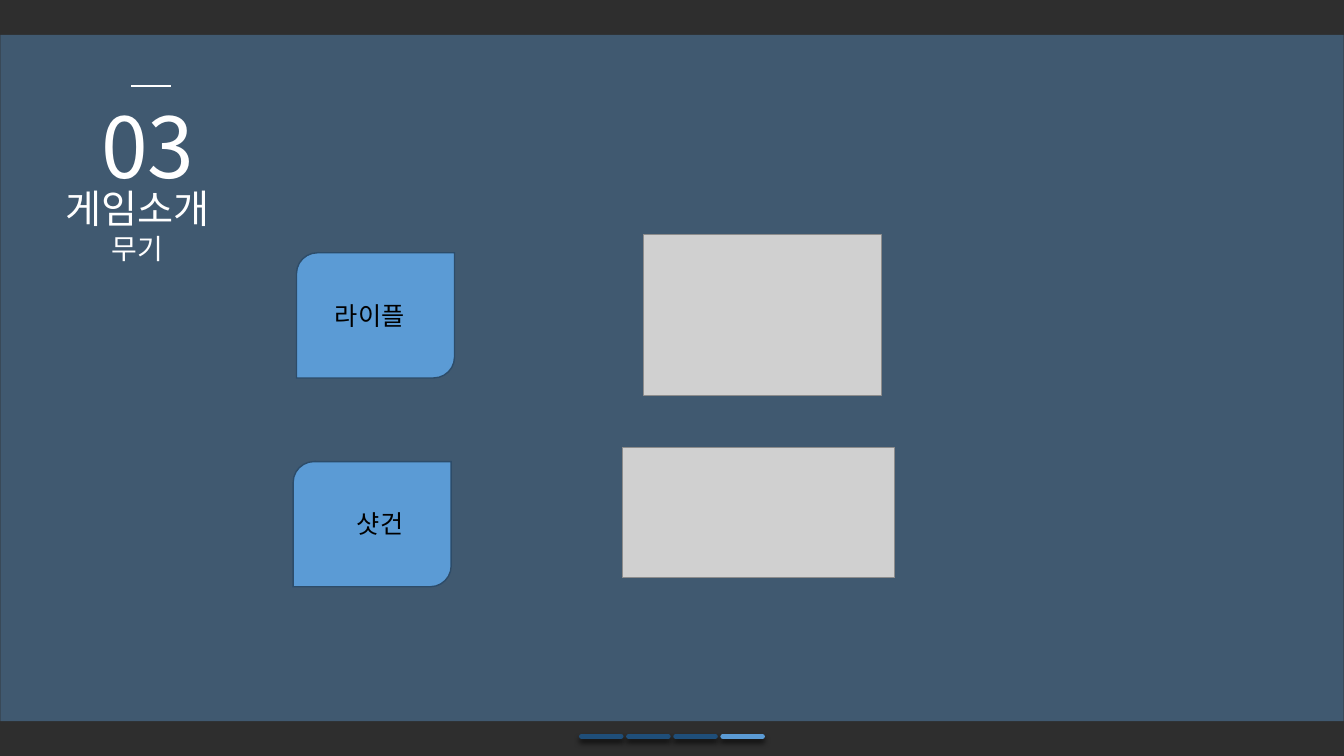
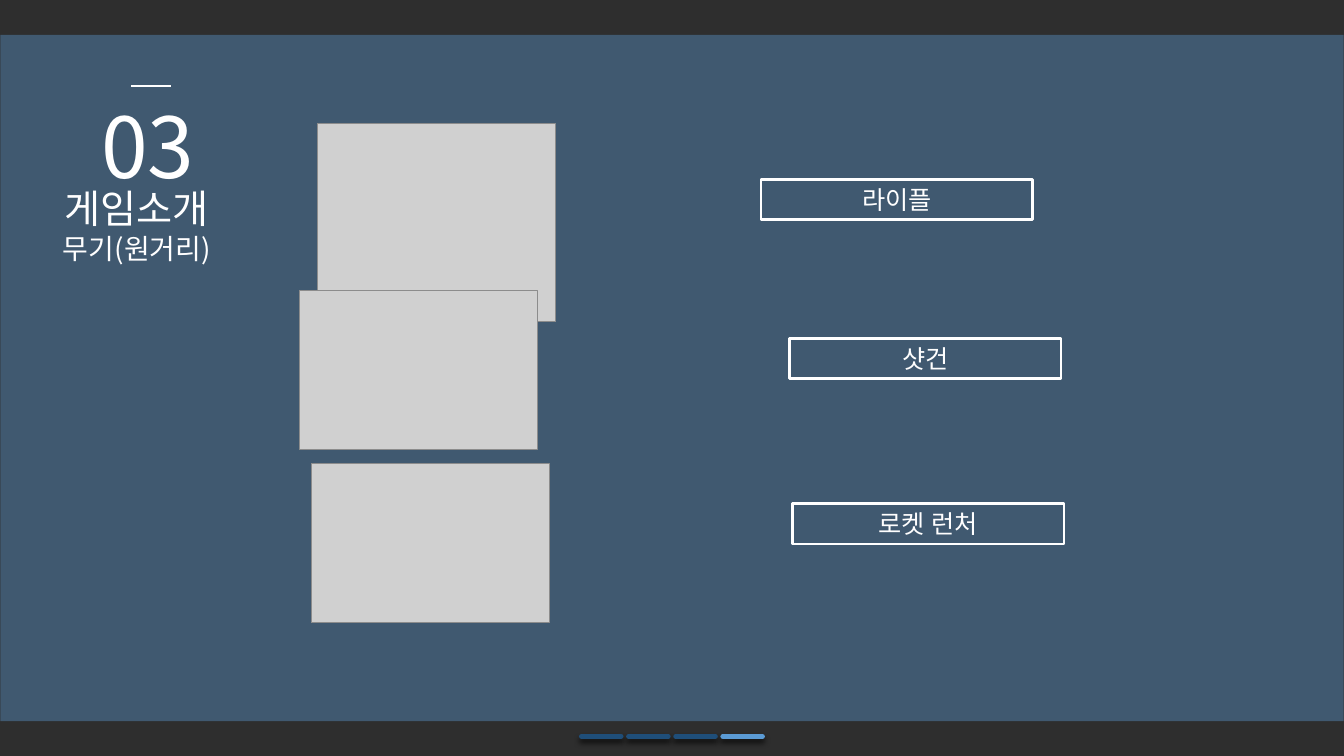
Before and after one commit to SuperTaeJun/GraduationWork, a slide deck: slide 10 of 졸업작품 제안서/졸업작품 제안서ver3.pptx. Drawn at 1344x756 pixels with LibreOffice and Linux fonts; fonts in the diff are those of the drawing; grey boxes stand for pictures; background and template pictures are left out; a plain dark background stands for a picture behind light text. Boxes give left, top, right and bottom in pixels: in the first picture for what was removed or moved away, otherwise in the second. Text is boxed around its words. In the diff, an @@ line names an element or a change of style, - is before the commit and + after.

```diff
--- a/졸업작품 제안서/졸업작품 제안서ver3.pptx
+++ b/졸업작품 제안서/졸업작품 제안서ver3.pptx
@@ picture: place and size @@
-picture at (644,235,882,396)
+picture at (318,124,556,323)
@@ rectangle "라이플": place and size @@
-rectangle "라이플" at (335,304,405,327)
+rectangle "라이플" at (761,179,1032,219)
@@ rectangle "라이플" at (761,179,1032,219): text colour #000000 to #FFFFFF; alignment left to centre; outline none to #FFFFFF 2 pt @@
@@ text at (63,236,211,265): text changed @@
-무기
+무기(원거리)
@@ round diag rect removed at (296,253,455,378) @@
@@ picture: place and size @@
-picture at (623,448,895,578)
+picture at (299,290,537,449)
@@ rectangle "샷건" at (789,339,1061,379): text colour #000000 to #FFFFFF; alignment left to centre; outline none to #FFFFFF 2 pt @@
@@ rectangle "샷건": place and size @@
-rectangle "샷건" at (357,512,403,535)
+rectangle "샷건" at (789,339,1061,379)
@@ round diag rect removed at (293,462,452,587) @@
@@ picture added at (312,464,549,622) @@
@@ rectangle added at (792,504,1064,544), outline #FFFFFF 2 pt, 18 pt, text #FFFFFF @@
+로켓 런처
```
Also in this commit, not shown: 14 other slides changed.
